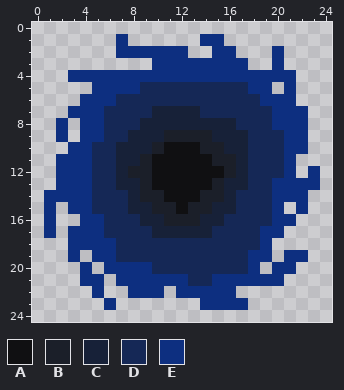
Pixel-art sprite -- Assets/Portal/Portal.png. Above, as it was before the edit.
The file is 25x25 pixels.
Palette (. is transparent): A #101012  B #1b1f29  C #172138  D #152856  E #0d2f80
Pixels before, first column x 1:
 1 ......E......EE........
 2 ......EEEEEE..EE...E...
 3 .........EEEEEEEE..E...
 4 ..EEEEEEEEEEEEEEEEEEE..
 5 ....EEEEDDDDDDDDDEE.E..
 6 ...EEEDDDDDDDDDDDDEEE..
 7 ..EEEDDDDCCCCDDDDDDEEE.
 8 .E.EEDDDCCCCCCCCDDDEEE.
 9 .E.EEDDCCCBBBBCCCDDDEE.
10 ..EEDDCCCBAAABBCCDDDEE.
11 .EEEDDCCBAAAAABBCDDDE..
12 .EEEDDCBBAAAAAABCDDDE.E
13 .EEEDDCCBAAAAABCCDDEEEE
14 EEEEDDDCBBAAABBCDDDEEE.
15 E.EEDDDCCBBABBCCDDDE.E.
16 E..EEDDDCCBBBCCDDDDEE..
17 E.EEEDDDDCCCCCDDDDEE...
18 ..EEEEDDDDDDDDDDDDE....
19 ..E.EEDDDDDDDDDDDEE.EE.
20 ...E.EEEEDDDDDDDDE.EE..
21 ...EE.EEEEEEDDEEEEEE...
22 ....E..EEE.EEEEE.......
23 .....E.......EEEE......
And afterwards:
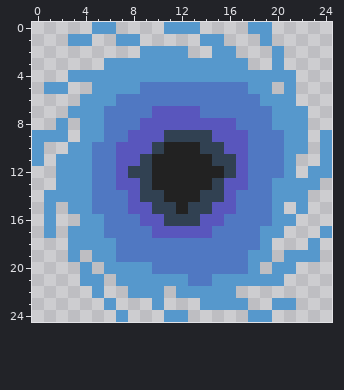
Change:
colour A: #101012 -> #222222
colour B: #1b1f29 -> #314152
colour C: #172138 -> #5956bd
colour D: #152856 -> #5078c2
colour E: #0d2f80 -> #5698cc
Changed rows in their new state; - is a pixel that keeps its letter.
first column x 1:
 0 ----EE----EEE----EE
 1 --EE---E----------E
 2 ------..-----------
 3 -----EEEE----------
 5 EE-----------------
first column x 0:
 9 EE----------------------E
10 E-----------------------E
11 E-----------------------E
12 ------------------------E
first column x 23:
17 -E
18 E-
19 E-
first column x 7:
23 ---E---------EE
24 E---EE-----EE--
